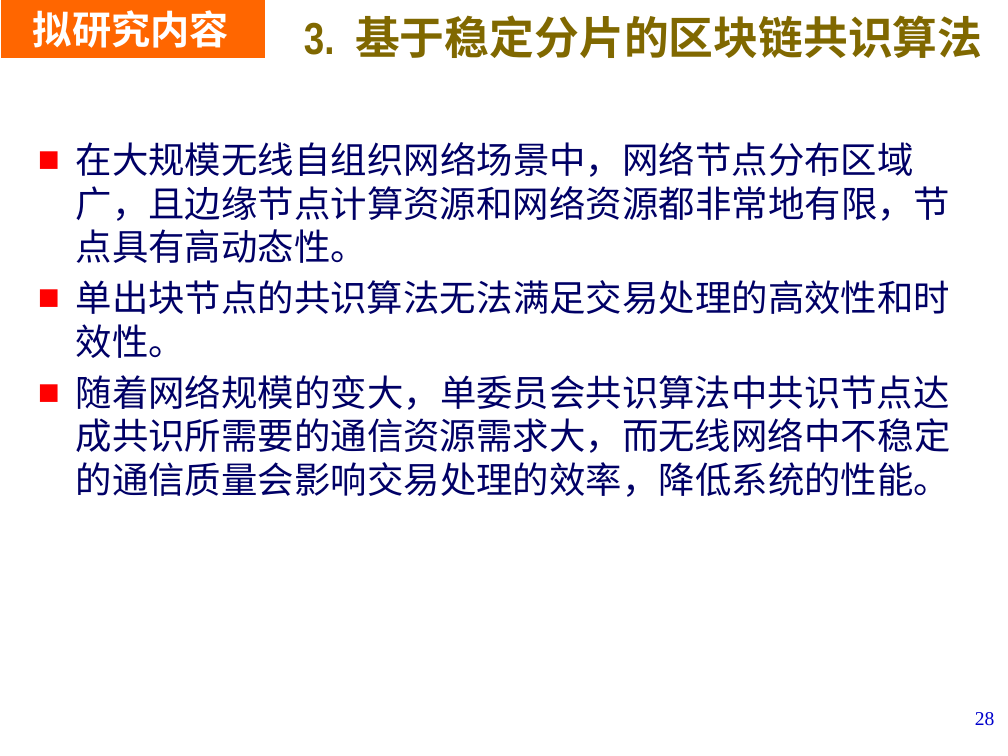
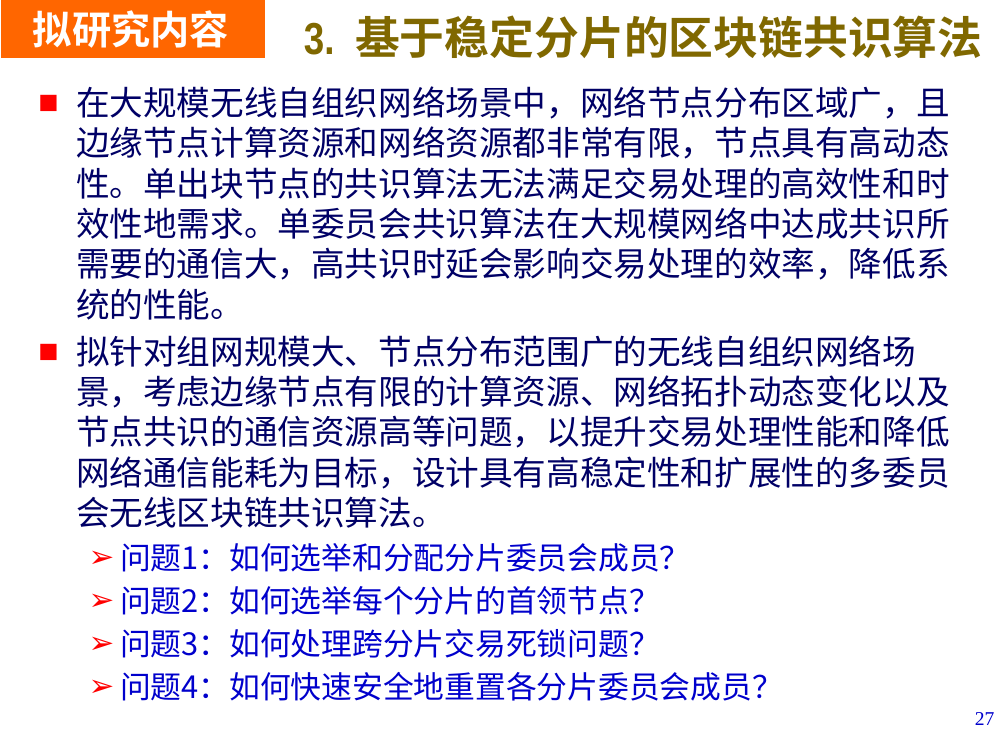
Before and after one commit to LiZhang2021/Blockchain, a slide deck: slide 27 of Doc/PHD_Papers/Thesis Proposal/开题V1.pptx (slide 28 before the commit). Drawn at 1008x756 pixels with LibreOffice and Linux fonts; fonts in the diff are those of the drawing; background and template pictures are left out. Boxes give left, top, right and bottom in pixels: in the first picture for what was removed or moved away, otherwise in the second. Text is boxed around its words. In the diff, an @@ line names an element or a change of style, - is before the commit and + after.

```diff
--- a/Doc/PHD_Papers/Thesis Proposal/开题V1.pptx
+++ b/Doc/PHD_Papers/Thesis Proposal/开题V1.pptx
@@ text at bbox=[76, 86, 950, 701]: text changed; size 26 to 24 pt @@
-■ 在大规模无线自组织网络场景中，网络节点分布区域广，且边缘节点计算资源和网络资源都非常地有限，节点具有高动态性。
-■ 单出块节点的共识算法无法满足交易处理的高效性和时效性。
-■ 随着网络规模的变大，单委员会共识算法中共识节点达成共识所需要的通信资源需求大，而无线网络中不稳定的通信质量会影响交易处理的效率，降低系统的性能。
+■ 在大规模无线自组织网络场景中，网络节点分布区域广，且边缘节点计算资源和网络资源都非常有限，节点具有高动态性。单出块节点的共识算法无法满足交易处理的高效性和时效性地需求。单委员会共识算法在大规模网络中达成共识所需要的通信大，高共识时延会影响交易处理的效率，降低系统的性能。
+■ 拟针对组网规模大、节点分布范围广的无线自组织网络场景，考虑边缘节点有限的计算资源、网络拓扑动态变化以及节点共识的通信资源高等问题，以提升交易处理性能和降低网络通信能耗为目标，设计具有高稳定性和扩展性的多委员会无线区块链共识算法。
+  ➢ 问题1：如何选举和分配分片委员会成员？
+  ➢ 问题2：如何选举每个分片的首领节点？
+  ➢ 问题3：如何处理跨分片交易死锁问题？
+  ➢ 问题4：如何快速安全地重置各分片委员会成员？
@@ page number at bbox=[975, 712, 995, 725]: text changed @@
-28
+27
```
Also in this commit, not shown: 24 other slides changed, 1 slide added, 4 slides removed, 1 other file.
